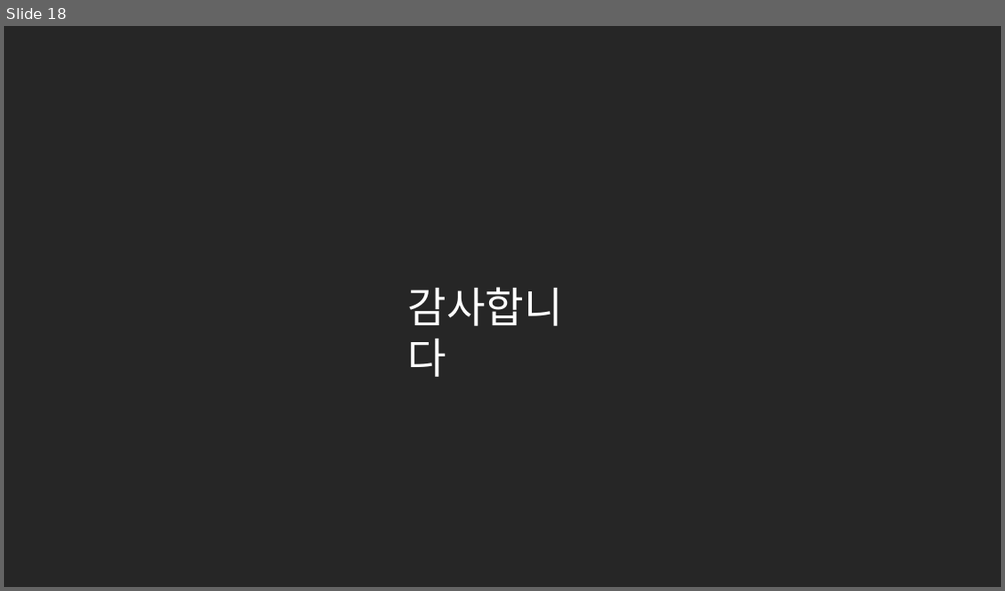
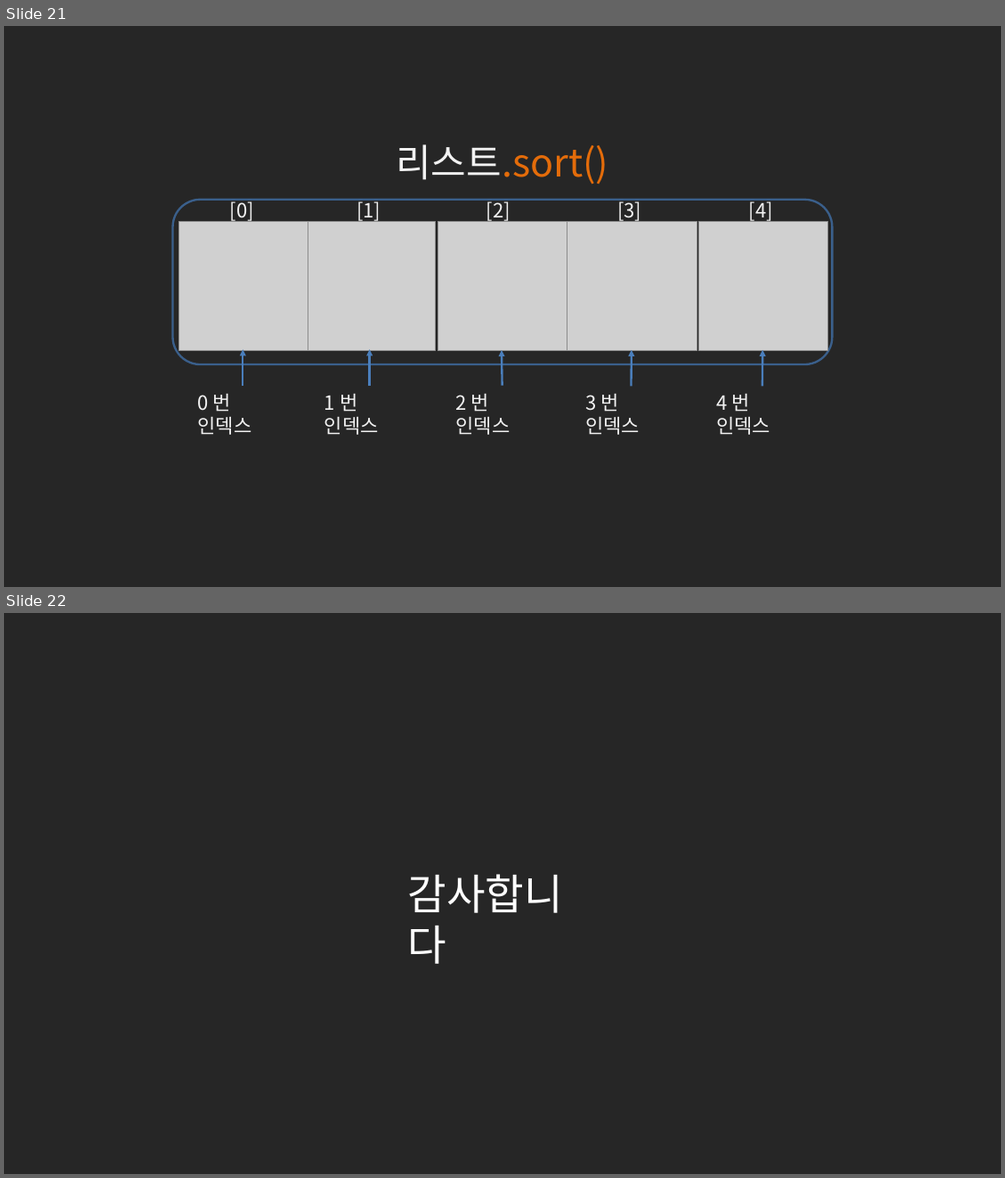
Before and after one commit to kwonkijun/python, a slide deck: 파이썬기초(PPT)/NEW_2021버전/파이썬 기초 7강_리스트.pptx. Shown one above the other, each under a label of ours: slide 18 before the commit, slides 21 and 22 after it. The pictures are 1005x591 and 1005x1178 pixels, drawn with LibreOffice and Linux fonts; fonts in the diff are those of the drawing; grey boxes stand for pictures. Boxes give left, top, right and bottom in pixels: in the first picture for what was removed or moved away, otherwise in the second. Text is boxed around its words. In the diff, an @@ line names an element or a change of style, - is before the commit and + after.

```diff
--- a/파이썬기초(PPT)/NEW_2021버전/파이썬 기초 7강_리스트.pptx
+++ b/파이썬기초(PPT)/NEW_2021버전/파이썬 기초 7강_리스트.pptx
@@ slide 21 added at (4, 26, 1001, 587), background #262626 @@
@@ text added at (396, 144, 608, 184), 36.9 pt, text #E46C0A @@
+리스트.sort()
@@ group added at (173, 199, 833, 435): 10 texts, 5 pictures, 5 arrows, 1 rounded rectangle @@
+1 번 인덱스
+2 번 인덱스
+3 번 인덱스
+[1]
+[2]
+[3]
+0 번 인덱스
+[0]
+4 번 인덱스
+[4]
@@ what was slide 18 is now slide 22 @@
```
Also in this commit, not shown: 19 other slides added, 16 slides removed, 4 other files.
